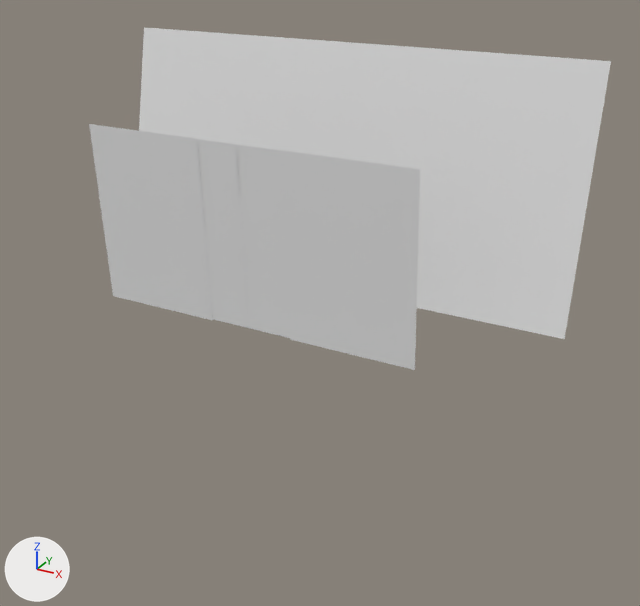
The FBX model GameTemplate/Game/Assets/modelData/dor.FBX: old version first, new version second.
The view is the same before and after, from a 50 mm lens placed at (1.24, -1.784, 1.126), pointed at (0.101, 0.287, 0.091). Arrows for +X, +Y and +Z are at lower left; the lights stay in place. Materials are left out; every surface is plain grey. Where no turn or scale is listed for an object, it has been applied to the vertices.
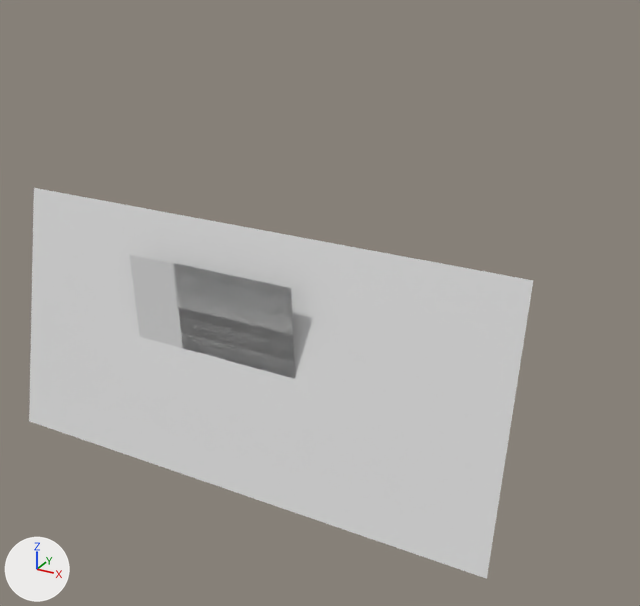
Location of each change, [x1, y1, x2, y2] in pixels of the pictures (640 x 606 px):
'Plane001', moved: before [139, 27, 611, 339]; after [29, 188, 533, 579]
'Plane003', moved: before [282, 150, 420, 370]; after [174, 263, 295, 379]
'Plane002', moved (not visible afterwards): before [89, 124, 213, 321]
'Plane007', moved: before [197, 140, 250, 328]; after [129, 255, 183, 348]
'Plane006', moved: before [236, 146, 290, 338]; after [173, 264, 221, 359]
'Line001', moved (not visible afterwards): before [197, 139, 287, 338]

Patch to the scene script:
```diff
--- a/GameTemplate/Game/Assets/modelData/dor.FBX.py
+++ b/GameTemplate/Game/Assets/modelData/dor.FBX.py
@@ ob_plane003 @@
 ob_plane003 = bpy.data.objects.new('Plane003', me_mesh_002)
-ob_plane003.location = (0.306, 0.067, 0.33)
+ob_plane003.location = (0.0, 0.0, 0.0)
@@ ob_plane006 @@
 ob_plane006 = bpy.data.objects.new('Plane006', me_mesh_003)
-ob_plane006.location = (0.174, 0.068, 0.33)
+ob_plane006.location = (0.0, 0.0, 0.0)
@@ ob_plane007 @@
 ob_plane007 = bpy.data.objects.new('Plane007', me_mesh_004)
-ob_plane007.location = (0.02, 0.068, 0.33)
+ob_plane007.location = (-0.154, 0.0, 0.0)
@@ ob_plane001 @@
 ob_plane001 = bpy.data.objects.new('Plane001', me_mesh)
-ob_plane001.location = (-0.004, 0.574, 0.408)
+ob_plane001.location = (0.0, 0.0, 0.0)
@@ ob_plane002 @@
 ob_plane002 = bpy.data.objects.new('Plane002', me_mesh_001)
-ob_plane002.location = (-0.316, 0.067, 0.33)
+ob_plane002.location = (0.0, 0.0, 0.0)
@@ ob_line001 @@
 ob_line001 = bpy.data.objects.new('Line001', me_mesh_005)
-ob_line001.location = (-0.005, 0.08, 0.326)
+ob_line001.location = (0.0, 0.0, 0.0)
```
